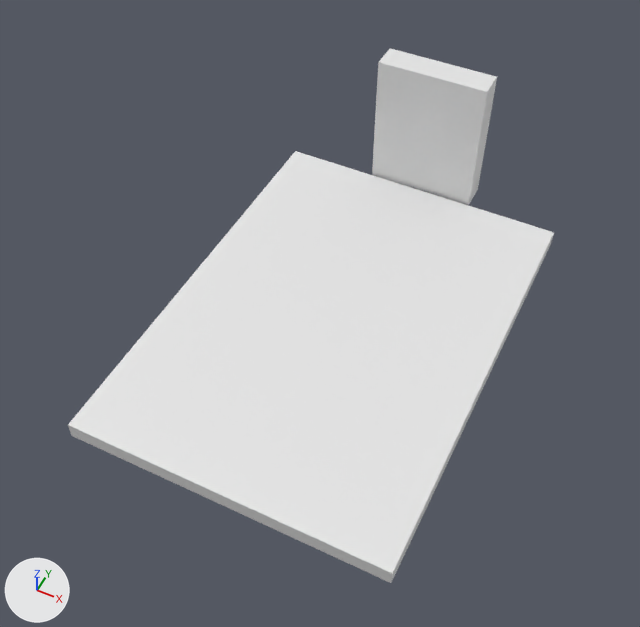
Renders of the Blender file Assets/BlenderFiles/Robot/TürklappePrototyp.blend from each side of a commit.
The view is the same before and after, from a 50 mm lens placed at (5.01, -10.64, 13.76), pointed at (-0.06, -0.51, 1.1). Lighting does not change. The marker at lower left points along +X, +Y and +Z.

Script lines for the objects in view, before the commit:
```python
me_cube_007 = bpy.data.meshes.new('Cube.007')
me_cube_007.from_pydata(...)  # a box spanning x -1.0..1.0, y -0.99..1.04, z -1.0..1.0
me_cylinder_007 = bpy.data.meshes.new('Cylinder.007')
me_cylinder_007.from_pydata(...)  # 76 vertices, 44 faces; spans x -15.0..1.0, y -1.0..2.0, z -1.2..1.2
# faces by material slot: [34, 10]
ob_blockoutboden = bpy.data.objects.new('BlockoutBoden', me_cube_007)
ob_blockoutboden.location = (0.0, -0.1, 0.26)
ob_blockoutboden.scale = (3.2, 4.37, 0.176)
ob_cylinder_009 = bpy.data.objects.new('Cylinder.009', me_cylinder_007)
ob_cylinder_009.location = (0.0, 4.7, 0.4)
ob_cylinder_009.rotation_euler = (0.0, 1.571, 0.0)  # degrees (0, 90, 0)
ob_cylinder_009.scale = (0.2, 0.2, 1.0)
```
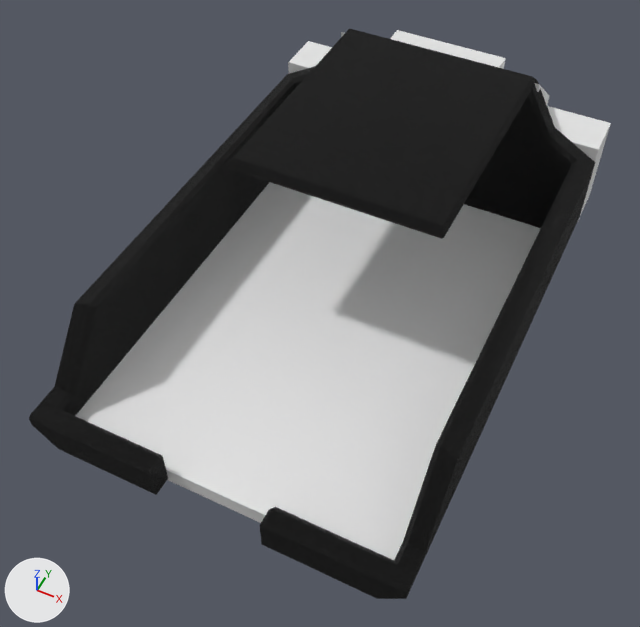
The change, as a diff of the scene's bpy script:
```diff
--- a/Assets/BlenderFiles/Robot/TürklappePrototyp.blend.py
+++ b/Assets/BlenderFiles/Robot/TürklappePrototyp.blend.py
@@ img_diamond_rubber_normal_png_001 @@
+img_diamond_rubber_normal_png_001 = load_image('Diamond_Rubber_normal.png.001', '../../Prefabs/Robot/Kabine/Diamond_Rubber_normal.png', 1024, 1024, 'Linear CIE-XYZ D65')
@@ img_diamond_rubber_height_png_001 @@
+img_diamond_rubber_height_png_001 = load_image('Diamond_Rubber_height.png.001', '../../Prefabs/Robot/Kabine/Diamond_Rubber_height.png', 1024, 1024, 'Non-Color')
@@ img_diamond_rubber_roughness_png_001 @@
+img_diamond_rubber_roughness_png_001 = load_image('Diamond_Rubber_roughness.png.001', '../../Prefabs/Robot/Kabine/Diamond_Rubber_roughness.png', 1024, 1024, 'Non-Color')
@@ img_diamond_rubber_basecolor_png_001 @@
+img_diamond_rubber_basecolor_png_001 = load_image('Diamond_Rubber_basecolor.png.001', '../../Prefabs/Robot/Kabine/Diamond_Rubber_basecolor.png', 1024, 1024, 'sRGB')
@@ mat_diamond_rubber_001 @@
+mat_diamond_rubber_001 = bpy.data.materials.new('Diamond Rubber.001')
+# colours: white #ffffff, black #000000
+# uses the picture img_diamond_rubber_basecolor_png_001
+# uses the picture img_diamond_rubber_height_png_001
+# uses the picture img_diamond_rubber_normal_png_001
+# uses the picture img_diamond_rubber_roughness_png_001
@@ me_cube_009 @@
+me_cube_009.from_pydata(...)  # 42 vertices, 23 faces; spans x -1.0..1.0, y -1.35..0.98, z -1.0..2.25
+# faces by material slot: [10, 13]
@@ me_cube_012 @@
+me_cube_012.from_pydata(...)  # a box spanning x -1.0..1.0, y -1.0..1.0, z -1.0..1.0
@@ me_cube_004 @@
+me_cube_004.from_pydata(...)  # 122 vertices, 82 faces; spans x -3.59..3.59, y -4.86..5.06, z -1.15..2.47
+me_cube_004.polygons.foreach_set('use_smooth', [True] * 82)
+# faces by material slot: [69, 6, 0, 0, 0, 0, 7]
+me_cube_004.materials.append(mat_diamond_rubber_001)
@@ ob_cylinder_009 @@
-ob_cylinder_009 = bpy.data.objects.new('Cylinder.009', me_cylinder_007)
-ob_cylinder_009.location = (0.0, 4.7, 0.4)
-ob_cylinder_009.rotation_euler = (0.0, 1.571, 0.0)  # degrees (0, 90, 0)
-ob_cylinder_009.scale = (0.2, 0.2, 1.0)
@@ ob_blockoutaußenbehälter @@
+ob_blockoutaußenbehälter = bpy.data.objects.new('BlockoutAußenBehälter', me_cube_009)
+ob_blockoutaußenbehälter.location = (0.0, 5.5, 1.5)
+ob_blockoutaußenbehälter.scale = (3.57, 0.6, 1.0)
@@ ob_tür @@
+ob_tür = bpy.data.objects.new('Tür', me_cube_012)
+ob_tür.location = (0.0, 5.3, 1.9)
+ob_tür.scale = (1.21, 0.198, 1.72)
@@ ob_kabinenkäfig @@
+ob_kabinenkäfig = bpy.data.objects.new('KabinenKäfig', me_cube_004)
+ob_kabinenkäfig.location = (0.0, 0.0, 1.4)
```

Changed parts and their boxes (x1, y1, x2, y2) in the pictures (640 x 627 px):
'KabinenKäfig', added
    after: (29, 28, 595, 599)
    faces in mat_diamond_rubber_001: (29, 28, 595, 599)
'Cylinder.009', deleted
    before: (372, 48, 497, 205)
'BlockoutAußenBehälter', added
    after: (288, 32, 611, 222)
'Tür', added
    after: (390, 30, 506, 69)
